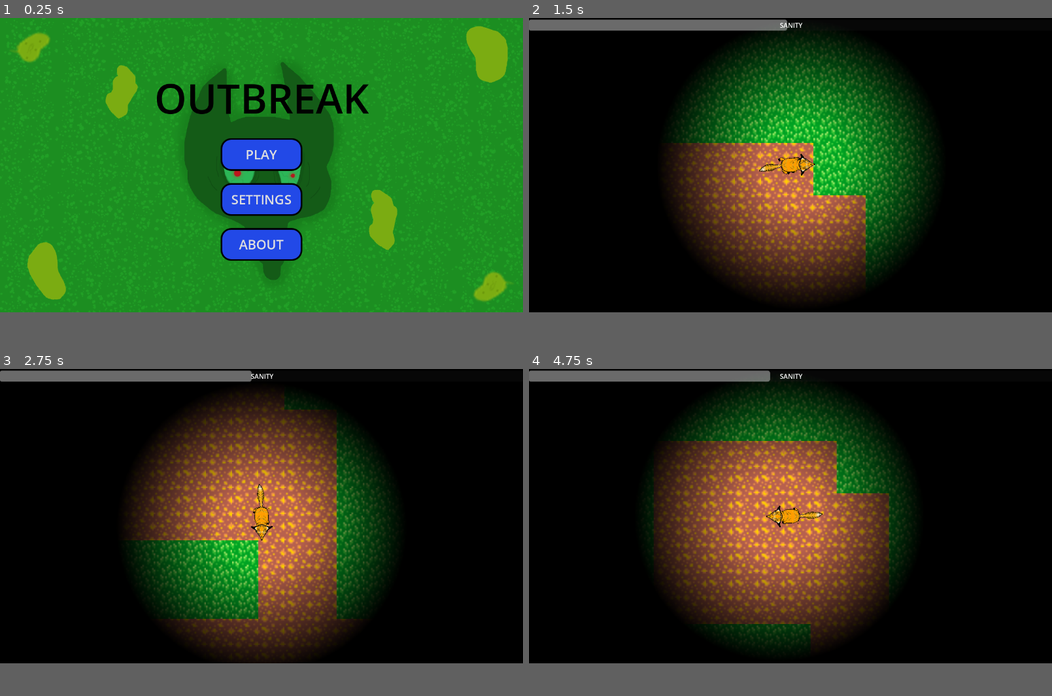
Above: before the commit, frames 1-4 (two rows, left to right).
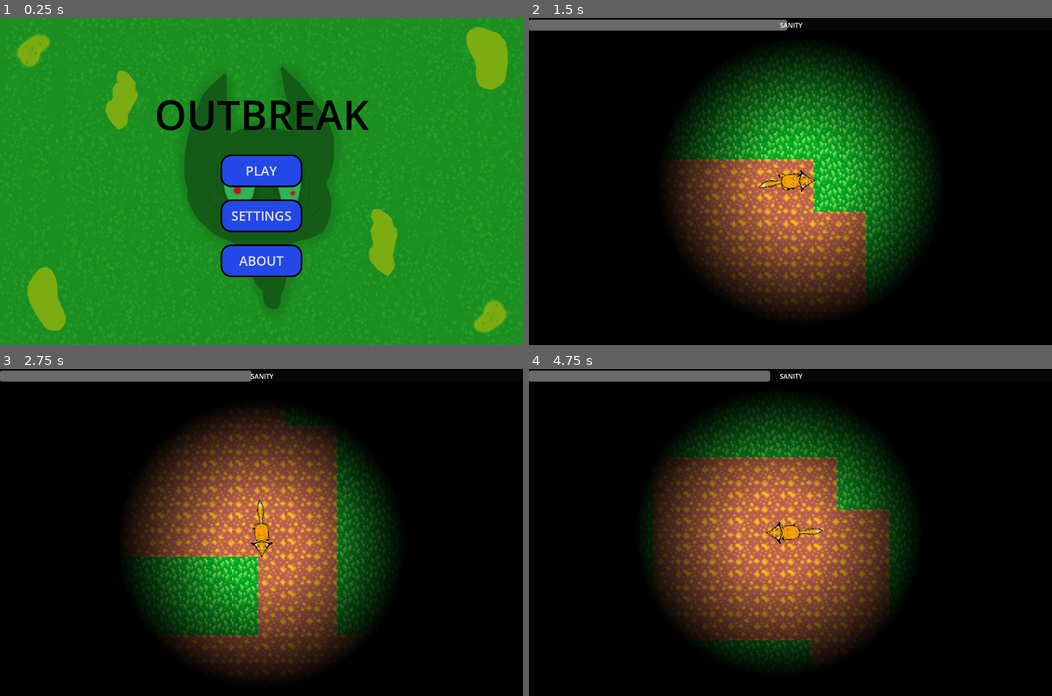
Above: after the commit, the same moments.

Repository: Jennnktv/studio-1-outbreak
Game: Godot game, scene res://scenes/main_menu.tscn
Same seed, same stepped clock (60 frames per second), same inputs: the game is played once before the commit and once after it.
Inputs (mouse positions are in pixels of both pictures, inside the frame that each line leads up to):
- Up to frame 1 (0.25 s): no input
- Up to frame 2 (1.5 s): click "PLAY" at 0.5 s; tap Enter at 1.25 s; move the mouse to (905, 148) at 1.27 s; hold D (move_right) from 1.28 s (still down); click (905, 148) at 1.42 s
- Up to frame 3 (2.75 s): move the mouse to (156, 532) at 2.02 s; release D (move_right) at 2.03 s; hold S (move_down) from 2.03 s (still down)
- Up to frame 4 (4.75 s): move the mouse to (842, 450) at 2.77 s; release S (move_down) at 2.78 s; hold D (move_right) 2.78-3.53 s; move the mouse to (764, 575) at 3.52 s; hold W (move_up) 3.53-4.28 s; click (764, 575) at 3.67 s; move the mouse to (947, 558) at 4.27 s; hold A (move_left) from 4.28 s (still down)
In our replay, the window is 800x450 before the commit and 800x500 after it. These sizes can differ from the game's own. Grey fills any space a smaller window leaves; there, only what the larger window draws over its background counts as a difference.

The runs differ from the first frame. In frame 1, 13% of the frame differs, in the area x 2-98%, y 2-97%; in frame 2, 18%; in frame 3, 18%, in the area x 24-75%, y 7-95%; in frame 4, 18%.

Commit message:
promote new display settings

Diff:
--- a/project.godot
+++ b/project.godot
@@ -22,7 +22,9 @@
 [display]
 
 window/size/viewport_width=1280
-window/size/viewport_height=720
+window/size/viewport_height=800
+window/stretch/mode="viewport"
+window/stretch/aspect="expand"
 
 [dotnet]
 
